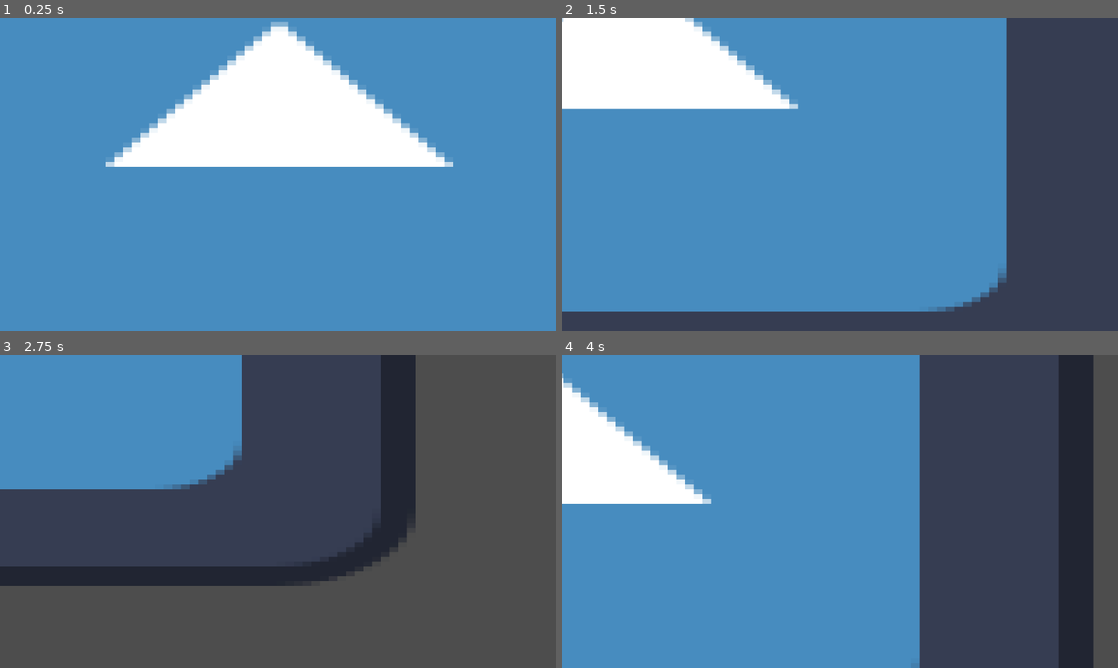
Above: before the commit, frames 1-4 (two rows, left to right).
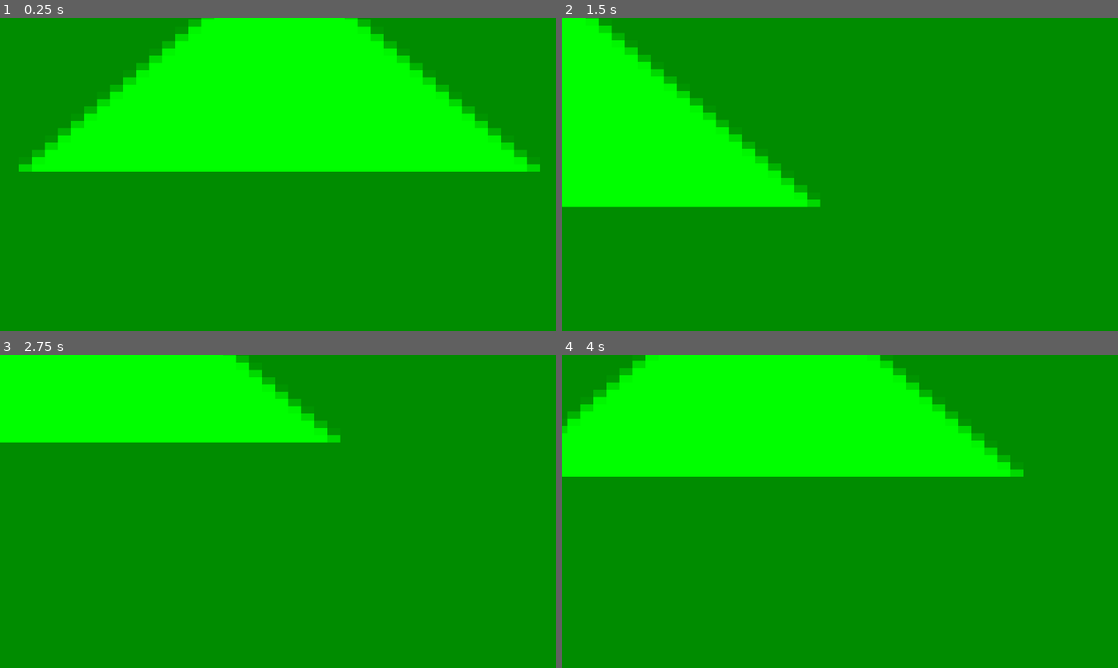
Above: after the commit, the same moments.

Repository: Gabriel-Panza/Recoil
Game: Godot game, scene res://Cenas/gameScene.tscn
Same seed, same stepped clock (60 frames per second), same inputs: the game is played once before the commit and once after it. The engine's default icon, where the game draws it, is replaced by a stand-in: a white triangle on a blue panel in a dark square.
Inputs (mouse positions are in pixels of both pictures, inside the frame that each line leads up to):
- Up to frame 1 (0.25 s): no input
- Up to frame 2 (1.5 s): tap Enter at 0.5 s; move the mouse to (962, 158) at 0.52 s; press the mouse at (962, 158) at 0.53 s; hold Right (ui_right) 0.53-1.28 s; tap Space (dash, bound only after the commit) at 0.6 s; move the mouse to (728, 190) at 1.27 s; release the mouse at (728, 190) at 1.28 s; hold Down (ui_down) from 1.28 s (still down); click (728, 190) at 1.35 s
- Up to frame 3 (2.75 s): tap Space (dash, bound only after the commit) at 1.55, 2.1 s; move the mouse to (333, 442) at 2.02 s; release Down (ui_down) at 2.03 s; press the mouse at (333, 442) at 2.03 s; hold Right (ui_right) from 2.03 s (still down)
- Up to frame 4 (4 s): move the mouse to (812, 574) at 2.77 s; release Right (ui_right) at 2.78 s; release the mouse at (812, 574) at 2.78 s; hold Up (ui_up) 2.78-3.53 s; click (812, 574) at 2.85 s; tap Space (dash, bound only after the commit) at 3.05, 3.6 s; move the mouse to (1006, 558) at 3.52 s; press the mouse at (1006, 558) at 3.53 s; hold Left (ui_left) from 3.53 s (still down)

The runs differ from the first frame. In frame 1, 100% of the frame differs, in the area x 0-100%, y 0-100%; in frame 2, 100%; in frame 3, 100%; in frame 4, 100%.

Commit message:
Player basics implemented
Recoil movement, shoot projectile and dash

Diff:
--- /dev/null
+++ b/Cenas/Inimigos/enemyProjectile.tscn
@@ -0,0 +1,19 @@
+[gd_scene format=3 uid="uid://er0mu1kumml3"]
+
+[ext_resource type="Script" uid="uid://binxodd7w4itw" path="res://Scripts/projectile.gd" id="1_femsw"]
+
+[sub_resource type="CircleShape2D" id="CircleShape2D_h0s3d"]
+radius = 15.0
+
+[node name="Projectile" type="Area2D" unique_id=1086104017 groups=["Projectile"]]
+script = ExtResource("1_femsw")
+
+[node name="Sprite2D" type="Sprite2D" parent="." unique_id=1133076180]
+
+[node name="CollisionShape2D" type="CollisionShape2D" parent="." unique_id=985012146]
+shape = SubResource("CircleShape2D_h0s3d")
+
+[node name="VisibleOnScreenNotifier2D" type="VisibleOnScreenNotifier2D" parent="." unique_id=754933066]
+rect = Rect2(-14, -14, 28, 28)
+
+[connection signal="screen_exited" from="VisibleOnScreenNotifier2D" to="." method="_on_screen_exited"]
--- a/Cenas/Player.tscn
+++ /dev/null
@@ -1,16 +0,0 @@
-[gd_scene format=3 uid="uid://56ftx5purtp6"]
-
-[ext_resource type="Script" uid="uid://c4t04x7b3woy5" path="res://Scripts/player.gd" id="1_7k6h6"]
-
-[sub_resource type="CapsuleShape2D" id="CapsuleShape2D_7k6h6"]
-radius = 11.0
-height = 50.0
-
-[node name="Player" type="CharacterBody2D" unique_id=1733015852]
-script = ExtResource("1_7k6h6")
-
-[node name="CollisionShape2D" type="CollisionShape2D" parent="." unique_id=1215789747]
-shape = SubResource("CapsuleShape2D_7k6h6")
-
-[node name="Camera2D" type="Camera2D" parent="." unique_id=337466116]
-zoom = Vector2(2, 2)
--- /dev/null
+++ b/Cenas/Player/Player.tscn
@@ -0,0 +1,30 @@
+[gd_scene format=3 uid="uid://56ftx5purtp6"]
+
+[ext_resource type="Script" uid="uid://c4t04x7b3woy5" path="res://Scripts/player.gd" id="1_7k6h6"]
+
+[sub_resource type="CapsuleShape2D" id="CapsuleShape2D_7k6h6"]
+radius = 11.0
+height = 50.0
+
+[sub_resource type="CapsuleShape2D" id="CapsuleShape2D_ybxfy"]
+radius = 13.0
+height = 54.0
+
+[node name="Player" type="CharacterBody2D" unique_id=1733015852 groups=["Player"]]
+script = ExtResource("1_7k6h6")
+
+[node name="Aparencia" type="AnimatedSprite2D" parent="." unique_id=840580555]
+
+[node name="CollisionShape2D" type="CollisionShape2D" parent="." unique_id=1215789747]
+shape = SubResource("CapsuleShape2D_7k6h6")
+
+[node name="Camera2D" type="Camera2D" parent="." unique_id=337466116]
+zoom = Vector2(2, 2)
+
+[node name="Hitbox" type="Area2D" parent="." unique_id=1955563848]
+
+[node name="CollisionShape2D" type="CollisionShape2D" parent="Hitbox" unique_id=129379797]
+shape = SubResource("CapsuleShape2D_ybxfy")
+
+[connection signal="area_entered" from="Hitbox" to="." method="_on_hitbox_area_entered"]
+[connection signal="area_exited" from="Hitbox" to="." method="_on_hitbox_area_exited"]
--- /dev/null
+++ b/Cenas/Player/projectile.tscn
@@ -0,0 +1,19 @@
+[gd_scene format=3 uid="uid://dwd2oyh8qwgdd"]
+
+[ext_resource type="Script" uid="uid://binxodd7w4itw" path="res://Scripts/projectile.gd" id="1_sgihj"]
+
+[sub_resource type="CircleShape2D" id="CircleShape2D_sgihj"]
+radius = 15.033297
+
+[node name="Projectile" type="Area2D" unique_id=1086104017 groups=["Projectile"]]
+script = ExtResource("1_sgihj")
+
+[node name="Sprite2D" type="Sprite2D" parent="." unique_id=1133076180]
+
+[node name="CollisionShape2D" type="CollisionShape2D" parent="." unique_id=1827623167]
+shape = SubResource("CircleShape2D_sgihj")
+
+[node name="VisibleOnScreenNotifier2D" type="VisibleOnScreenNotifier2D" parent="." unique_id=754933066]
+rect = Rect2(-14, -14, 28, 28)
+
+[connection signal="screen_exited" from="VisibleOnScreenNotifier2D" to="." method="_on_screen_exited"]
--- a/Cenas/gameScene.tscn
+++ b/Cenas/gameScene.tscn
@@ -1,14 +1,23 @@
 [gd_scene format=3 uid="uid://cya2rqdruf177"]
 
 [ext_resource type="Texture2D" uid="uid://bu8ebewoxx14s" path="res://Sprites/icon.svg" id="1_11gbw"]
-[ext_resource type="PackedScene" uid="uid://56ftx5purtp6" path="res://Cenas/Player.tscn" id="2_6gco8"]
+[ext_resource type="PackedScene" uid="uid://56ftx5purtp6" path="res://Cenas/Player/Player.tscn" id="2_6gco8"]
+[ext_resource type="PackedScene" uid="uid://dwd2oyh8qwgdd" path="res://Cenas/Player/projectile.tscn" id="3_bwuk2"]
 
 [node name="GameScene" type="Node2D" unique_id=1227710897]
 
 [node name="Fundo" type="Sprite2D" parent="." unique_id=1853213105]
+modulate = Color(0, 1, 0, 1)
 position = Vector2(575.5, 323)
-scale = Vector2(9, 5)
+scale = Vector2(13.5, 7.5)
 texture = ExtResource("1_11gbw")
+
+[node name="StaticBody2D" type="StaticBody2D" parent="Fundo" unique_id=1749266307]
+
+[node name="CollisionPolygon2D" type="CollisionPolygon2D" parent="Fundo/StaticBody2D" unique_id=909779123]
+build_mode = 1
+polygon = PackedVector2Array(-63.63889, -53.5, -54.361115, -63.9, 55.694443, -63.199997, 64.083336, -51.5, 63.694443, 53.7, 54.805557, 63.400005, -55.13889, 63.8, -64.02778, 52.400005)
 
 [node name="Player" parent="." unique_id=1733015852 instance=ExtResource("2_6gco8")]
 position = Vector2(574, 341)
+pistol_bullet_scene = ExtResource("3_bwuk2")
--- a/Scripts/player.gd
+++ b/Scripts/player.gd
@@ -1,19 +1,151 @@
 extends CharacterBody2D
 
-const SPEED = 300.0
-const JUMP_VELOCITY = -400.0
+# --- Status melhoráveis via Level Ups ---
+@export var max_health: int = 300
+@export var current_health: int = 300
+@export var attack_damage: float = 20.0
+@export var fire_rate: float = 1.0
+@export var recoil_force: float = 500.0
+@export var friction: float = 900.0
+
+# --- DASH ---
+@export var dash_speed: float = 600.0
+@export var dash_duration: float = 0.2
+@export var dash_cooldown: float = 3.0
+
+# --- TIRO ---
+@export var pistol_bullet_scene: PackedScene
+var shot_count = 1
+var spread_angle = 15.0
+
+# --- SISTEMA DE DANO CONTÍNUO ---
+var enemies_in_contact: Array = []
+var contact_damage_timer: Timer
+
+# --- Sprites ---
+var aparencia
+
+# --- ESTADOS DO JOGADOR ---
+var can_shoot: bool = true
+var can_dash: bool = true
+var is_dashing: bool = false
+
+# --- TIMERS ---
+var shoot_timer: Timer
+var dash_cd_timer: Timer
+
+func _ready() -> void:
+	aparencia = get_node_or_null("Aparencia")
+
+	shoot_timer = Timer.new()
+	shoot_timer.one_shot = true
+	shoot_timer.timeout.connect(_on_shoot_timer_timeout)
+	add_child(shoot_timer)
+
+	dash_cd_timer = Timer.new()
+	dash_cd_timer.one_shot = true
+	dash_cd_timer.timeout.connect(_on_dash_cd_timer_timeout)
+	add_child(dash_cd_timer)
+
+	contact_damage_timer = Timer.new()
+	contact_damage_timer.wait_time = 0.4
+	contact_damage_timer.one_shot = false
+	contact_damage_timer.timeout.connect(_on_contact_damage_timer_timeout)
+	add_child(contact_damage_timer)
 
 func _physics_process(delta: float) -> void:
-	# Get the input direction and handle the movement/deceleration.
-	var direction_x := Input.get_axis("ui_left", "ui_right")
-	var direction_y := Input.get_axis("ui_up", "ui_down")
-	if direction_x:
-		velocity.x = direction_x * SPEED
-	else:
-		velocity.x = move_toward(velocity.x, 0, SPEED)
-	if direction_y:
-		velocity.y = direction_y * SPEED
-	else:
-		velocity.y = move_toward(velocity.y, 0, SPEED)
+	var mouse_pos = get_global_mouse_position()
+	var look_direction = global_position.direction_to(mouse_pos)
+	rotation = look_direction.angle()
+
+	# Dash na direção do mouse
+	if Input.is_action_just_pressed("dash") and can_dash and not is_dashing:
+		perform_dash(look_direction)
+
+	# Atirar / Movimentação por Recuo
+	if Input.is_action_pressed("shoot") and can_shoot and not is_dashing:
+		shoot(look_direction)
+
+	# Aplicar Atrito se não estiver no meio de um dash
+	if not is_dashing:
+		if velocity.length() > 0:
+			velocity = velocity.move_toward(Vector2.ZERO, friction * delta)
 
 	move_and_slide()
+
+func shoot(direction: Vector2) -> void:
+	if not pistol_bullet_scene:
+		return
+
+	can_shoot = false
+	shoot_timer.start(fire_rate)
+
+	var mouse_pos = get_global_mouse_position()
+	if mouse_pos.x < global_position.x:
+		aparencia.flip_h = true  # Olha para esquerda
+	else:
+		aparencia.flip_h = false # Olha para direita
+
+	var base_direction = (mouse_pos - global_position).normalized()
+	var base_angle = base_direction.angle()
+
+	for i in range(shot_count):
+		var bullet = pistol_bullet_scene.instantiate()
+
+		# Calcula o deslocamento do ângulo dado que podemos ter multiplos tiros
+		var angle_offset = deg_to_rad((i - (shot_count - 1) / 2.0) * spread_angle)
+		var final_angle = base_angle + angle_offset
+
+		bullet.global_position = global_position
+		bullet.direction = Vector2(cos(final_angle), sin(final_angle))
+		bullet.damage = attack_damage
+		get_tree().root.add_child(bullet)
+
+	velocity += -direction * recoil_force
+
+func perform_dash(direction: Vector2) -> void:
+	can_dash = false
+	is_dashing = true
+
+	velocity = direction * dash_speed
+	await get_tree().create_timer(dash_duration).timeout
+
+	is_dashing = false
+	dash_cd_timer.start(dash_cooldown)
+
+func take_damage(amount: int) -> void:
+	current_health -= amount
+	if current_health <= 0:
+		print("Morreu! Game Over")
+
+func _on_shoot_timer_timeout() -> void:
+	can_shoot = true
+
+func _on_dash_cd_timer_timeout() -> void:
+	can_dash = true
+
+func _on_hitbox_area_entered(area: Area2D) -> void:
+	var parent = area.get_parent()
+	if parent.is_in_group("Inimigo"):
+		if not enemies_in_contact.has(parent):
+			enemies_in_contact.append(parent)
+
+		if contact_damage_timer.is_stopped():
+			take_damage(20)
+			contact_damage_timer.start()
+
+func _on_hitbox_area_exited(area: Area2D) -> void:
+	var parent = area.get_parent()
+	if parent in enemies_in_contact:
+		enemies_in_contact.erase(parent)
+
+	if enemies_in_contact.is_empty():
+		contact_damage_timer.stop()
+
+func _on_contact_damage_timer_timeout() -> void:
+	enemies_in_contact = enemies_in_contact.filter(func(e): return is_instance_valid(e))
+
+	if not enemies_in_contact.is_empty():
+		take_damage(20)
+	else:
+		contact_damage_timer.stop()
--- /dev/null
+++ b/Scripts/projectile.gd
@@ -0,0 +1,60 @@
+extends Area2D
+
+# Configurações do tiro
+var speed: float = 700.0
+var direction: Vector2 = Vector2.RIGHT
+var damage
+
+# Player
+var player_path: NodePath = "/root/GameScene/Player"
+var player
+
+# Lista de espera de colisões deste frame
+var hit_queue: Array = []
+
+func _ready():
+	player = get_node_or_null(player_path)
+	rotation = direction.angle()
+
+func _process(delta):
+	position += direction * speed * delta
+	process_hit_queue()
+
+func _on_area_entered(area):
+	var parent = area.get_parent()
+
+	if self.is_in_group("Projectile") and parent.is_in_group("Inimigo"):
+		if parent not in hit_queue:
+			hit_queue.append(parent)
+
+	elif self.is_in_group("EnemyProjectile") and parent.is_in_group("Player"):
+		if parent not in hit_queue:
+			hit_queue.append(parent)
+
+func process_hit_queue():
+	if hit_queue.is_empty():
+		return
+
+	hit_queue.sort_custom(func(a, b):
+		return global_position.distance_squared_to(a.global_position) < global_position.distance_squared_to(b.global_position)
+	)
+
+	# Loop para aplicar dano
+	for target in hit_queue:
+		if not is_instance_valid(target):
+			continue
+
+		if target.is_in_group("Inimigo") and target.has_method("take_damage"):
+			target.take_damage(player.ataque)
+		elif target.is_in_group("Player") and target.has_method("take_damage"):
+			target.take_damage(damage)
+
+		# Destrói o projétil e interrompe o loop imediatamente
+		queue_free()
+		return
+
+	# Limpa a lista para o próximo frame se não tiver achado alvos válidos
+	hit_queue.clear()
+
+func _on_screen_exited():
+	queue_free()
--- a/project.godot
+++ b/project.godot
@@ -32,8 +32,20 @@
 "res://Sprites/": "yellow"
 }
 
+[global_group]
+
+Player=""
+Inimigo=""
+Projectile=""
+
 [input]
 
+ui_accept={
+"deadzone": 0.5,
+"events": [Object(InputEventKey,"resource_local_to_scene":false,"resource_name":"","device":0,"window_id":0,"alt_pressed":false,"shift_pressed":false,"ctrl_pressed":false,"meta_pressed":false,"pressed":false,"keycode":4194309,"physical_keycode":0,"key_label":0,"unicode":0,"location":0,"echo":false,"script":null)
+, Object(InputEventKey,"resource_local_to_scene":false,"resource_name":"","device":0,"window_id":0,"alt_pressed":false,"shift_pressed":false,"ctrl_pressed":false,"meta_pressed":false,"pressed":false,"keycode":4194310,"physical_keycode":0,"key_label":0,"unicode":0,"location":0,"echo":false,"script":null)
+]
+}
 ui_left={
 "deadzone": 0.5,
 "events": [Object(InputEventKey,"resource_local_to_scene":false,"resource_name":"","device":0,"window_id":0,"alt_presse …(194 unchanged characters)…
@@ -66,6 +78,16 @@
 , Object(InputEventKey,"resource_local_to_scene":false,"resource_name":"","device":-1,"window_id":0,"alt_pressed":false …(183 unchanged characters)…
 ]
 }
+dash={
+"deadzone": 0.2,
+"events": [Object(InputEventKey,"resource_local_to_scene":false,"resource_name":"","device":-1,"window_id":0,"alt_pressed":false,"shift_pressed":false,"ctrl_pressed":false,"meta_pressed":false,"pressed":false,"keycode":0,"physical_keycode":32,"key_label":0,"unicode":32,"location":0,"echo":false,"script":null)
+]
+}
+shoot={
+"deadzone": 0.2,
+"events": [Object(InputEventMouseButton,"resource_local_to_scene":false,"resource_name":"","device":-1,"window_id":0,"alt_pressed":false,"shift_pressed":false,"ctrl_pressed":false,"meta_pressed":false,"button_mask":1,"position":Vector2(271, 25),"global_position":Vector2(283, 85),"factor":1.0,"button_index":1,"canceled":false,"pressed":true,"double_click":false,"script":null)
+]
+}
 
 [physics]
 
Not shown, added: Scripts/projectile.gd.uid
